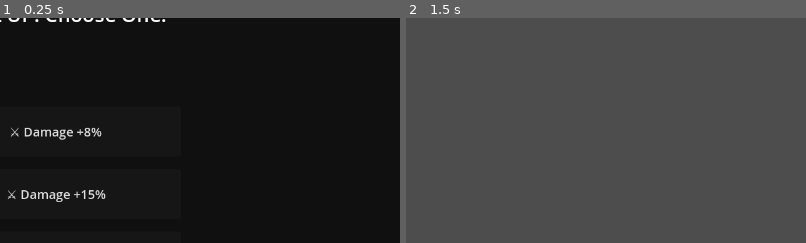
Above: before the commit, frames 1-2 (left to right).
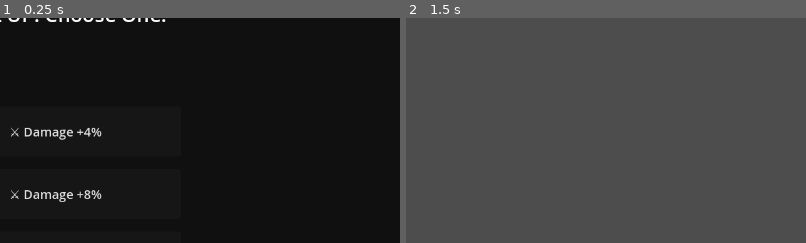
Above: after the commit, the same moments.

Repository: darkmage1000/Nebula-Revenant
Game: Godot game, scene res://LevelUpScreen.tscn
Two runs of this game, one before a commit and one after it. Both use one fixed random seed, a clock stepped at 60 frames per second and the inputs below. This scene is started directly instead of the project's main scene.
Inputs:
- Up to frame 1 (0.25 s): no input
- Up to frame 2 (1.5 s): click "⚔️ Damage +8%" at 0.5 s; tap Enter (ui_accept) at 1.25 s; hold D (ui_right) from 1.28 s (still down)
The pictures show only the part of the screen within x 43-93%, y 11-61%; the shares and areas given below are measured in that part.

The runs differ from the first frame. In frame 1, 0.7% of the frame differs, in the area x 2-27%, y 48-82%; in frame 2, nothing differs.

Commit message:
Nerf mob drop rates and level up upgrade values
MOB DROP RATES (mob.gd:132-154):
- Shards: 33% → 75% of drops (3.3% → 7.5% overall) - INCREASED
- Health packs: 33% → 10% of drops (3.3% → 1% overall) - LOWEST!
- Powerups: 33% → 15% of drops (3.3% → 1.5% overall) - NERFED

Both health and powerup drop rates cut by ~66%, with health being the rarest.
Total 10% drop chance unchanged.

LEVEL UP UPGRADES (level_up_screen.gd):

Global Damage Stat:
- Common: 8% → 4% damage
- Uncommon: 15% → 8% damage

Health Regen (all halved):
- Common: 0.5 → 0.25 HP/sec
- Uncommon: 1.5 → 0.75 HP/sec
- Rare: 3.0 → 1.5 HP/sec

Lifesteal (all halved):
- Uncommon: 5% → 2.5%
- Rare: 10% → 5%

Weapon-Specific Damage (all halved):
Pistol:
- Common: 3 → 1.5 damage
- Uncommon: 5 → 2.5 damage

Shotgun:
- Common: 3 → 1.5 damage
- Uncommon: 5 → 2.5 damage

Grenade:
- Common: 15 → 8 damage
- Uncommon: 30 → 15 damage

Aura:
- Common: 5 → 2.5 damage
- Uncommon: 10 → 5 damage
- Rare: 20 → 10 damage

These changes significantly reduce power creep from both drops and level ups,
making the game much harder as enemies scale up faster than player power.

Diff:
--- a/level_up_screen.gd
+++ b/level_up_screen.gd
@@ -14,9 +14,9 @@
 	{"type": "unlock", "weapon": "grenade", "label": "💣 Unlock Grenade Launcher", "desc": "Explosive area damage. Long-range lobbed projectiles.", "rarity": "uncommon"},
 	{"type": "unlock", "weapon": "aura", "label": "☢️ Unlock Radiation Aura", "desc": "Passive damage field. Constantly hurts nearby enemies.", "rarity": "rare"},
 
-	# ==================== OFFENSE STATS (PHASE 3 REBALANCED) ====================
-	{"type": "stat", "key": "damage_mult", "value": 0.08, "label": "⚔️ Damage +8%", "desc": "All weapons deal more damage", "rarity": "common"},
-	{"type": "stat", "key": "damage_mult", "value": 0.15, "label": "⚔️ Damage +15%", "desc": "Significant damage boost to all weapons", "rarity": "uncommon"},
+	# ==================== OFFENSE STATS (HEAVILY NERFED) ====================
+	{"type": "stat", "key": "damage_mult", "value": 0.04, "label": "⚔️ Damage +4%", "desc": "All weapons deal more damage", "rarity": "common"},
+	{"type": "stat", "key": "damage_mult", "value": 0.08, "label": "⚔️ Damage +8%", "desc": "Significant damage boost to all weapons", "rarity": "uncommon"},
 	{"type": "stat", "key": "attack_speed_mult", "value": 0.10, "label": "⚡ Attack Speed +10%", "desc": "All weapons fire faster", "rarity": "common"},
 	{"type": "stat", "key": "attack_speed_mult", "value": 0.18, "label": "⚡ Attack Speed +18%", "desc": "Major fire rate increase", "rarity": "uncommon"},
 	{"type": "stat", "key": "crit_chance", "value": 0.03, "label": "🎯 Crit Chance +3%", "desc": "Higher chance for critical hits", "rarity": "common"},
@@ -30,11 +30,11 @@
 	{"type": "stat", "key": "max_health", "value": 30, "label": "❤️ Max HP +30", "desc": "Increases maximum health", "rarity": "common"},
 	{"type": "stat", "key": "max_health", "value": 50, "label": "❤️ Max HP +50", "desc": "Large health increase", "rarity": "uncommon"},
 	{"type": "stat", "key": "max_health", "value": 100, "label": "❤️ Max HP +100", "desc": "Massive health boost", "rarity": "rare"},
-	{"type": "stat", "key": "health_regen", "value": 0.5, "label": "💚 Regen +0.5/sec", "desc": "Slowly regenerate health", "rarity": "common"},
-	{"type": "stat", "key": "health_regen", "value": 1.5, "label": "💚 Regen +1.5/sec", "desc": "Faster health regeneration", "rarity": "uncommon"},
-	{"type": "stat", "key": "health_regen", "value": 3.0, "label": "💚 Regen +3.0/sec", "desc": "Rapid health regeneration", "rarity": "rare"},
-	{"type": "stat", "key": "lifesteal", "value": 0.05, "label": "🩸 Lifesteal +5%", "desc": "Heal from damage dealt", "rarity": "uncommon"},
-	{"type": "stat", "key": "lifesteal", "value": 0.10, "label": "🩸 Lifesteal +10%", "desc": "Significant healing from damage", "rarity": "rare"},
+	{"type": "stat", "key": "health_regen", "value": 0.25, "label": "💚 Regen +0.25/sec", "desc": "Slowly regenerate health", "rarity": "common"},
+	{"type": "stat", "key": "health_regen", "value": 0.75, "label": "💚 Regen +0.75/sec", "desc": "Faster health regeneration", "rarity": "uncommon"},
+	{"type": "stat", "key": "health_regen", "value": 1.5, "label": "💚 Regen +1.5/sec", "desc": "Rapid health regeneration", "rarity": "rare"},
+	{"type": "stat", "key": "lifesteal", "value": 0.025, "label": "🩸 Lifesteal +2.5%", "desc": "Heal from damage dealt", "rarity": "uncommon"},
+	{"type": "stat", "key": "lifesteal", "value": 0.05, "label": "🩸 Lifesteal +5%", "desc": "Significant healing from damage", "rarity": "rare"},
 	{"type": "stat", "key": "armor", "value": 5, "label": "🛡️ Armor +5", "desc": "Reduces incoming damage", "rarity": "common"},
 	{"type": "stat", "key": "armor", "value": 10, "label": "🛡️ Armor +10", "desc": "Major damage reduction", "rarity": "uncommon"},
 
@@ -47,34 +47,34 @@
 	{"type": "stat", "key": "luck", "value": 2, "label": "🍀 Luck +2", "desc": "Great fortune favors you", "rarity": "legendary"},
 	{"type": "stat", "key": "max_weapon_slots", "value": 1, "label": "🔧 +1 Weapon Slot", "desc": "Carry more weapons at once", "rarity": "legendary"},
 
-	# ==================== PISTOL UPGRADES (PHASE 3 REBALANCED) ====================
-	{"type": "weapon", "weapon": "pistol", "key": "damage", "value": 3, "label": "🔫 Pistol: +3 Damage", "desc": "More damage per shot", "rarity": "common"},
-	{"type": "weapon", "weapon": "pistol", "key": "damage", "value": 5, "label": "🔫 Pistol: +5 Damage", "desc": "Major damage increase", "rarity": "uncommon"},
+	# ==================== PISTOL UPGRADES (HEAVILY NERFED) ====================
+	{"type": "weapon", "weapon": "pistol", "key": "damage", "value": 1.5, "label": "🔫 Pistol: +1.5 Damage", "desc": "More damage per shot", "rarity": "common"},
+	{"type": "weapon", "weapon": "pistol", "key": "damage", "value": 2.5, "label": "🔫 Pistol: +2.5 Damage", "desc": "Major damage increase", "rarity": "uncommon"},
 	{"type": "weapon", "weapon": "pistol", "key": "attack_speed", "value": 0.10, "label": "🔫 Pistol: +10% Fire Rate", "desc": "Shoot faster", "rarity": "common"},
 	{"type": "weapon", "weapon": "pistol", "key": "attack_speed", "value": 0.20, "label": "🔫 Pistol: +20% Fire Rate", "desc": "Rapid fire mode", "rarity": "uncommon"},
 	{"type": "weapon", "weapon": "pistol", "key": "pierce", "value": 1, "label": "🔫 Pistol: +1 Pierce", "desc": "Bullets pass through enemies", "rarity": "rare"},
 	{"type": "weapon", "weapon": "pistol", "key": "projectiles", "value": 1, "label": "🔫 Pistol: +1 Projectile", "desc": "Fire an extra bullet", "rarity": "rare"},
 
 	# ==================== SHOTGUN UPGRADES ====================
-	{"type": "weapon", "weapon": "shotgun", "key": "damage", "value": 3, "label": "💥 Shotgun: +3 Damage", "desc": "Each pellet hits harder", "rarity": "common"},
-	{"type": "weapon", "weapon": "shotgun", "key": "damage", "value": 5, "label": "💥 Shotgun: +5 Damage", "desc": "Devastating pellet damage", "rarity": "uncommon"},
+	{"type": "weapon", "weapon": "shotgun", "key": "damage", "value": 1.5, "label": "💥 Shotgun: +1.5 Damage", "desc": "Each pellet hits harder", "rarity": "common"},
+	{"type": "weapon", "weapon": "shotgun", "key": "damage", "value": 2.5, "label": "💥 Shotgun: +2.5 Damage", "desc": "Devastating pellet damage", "rarity": "uncommon"},
 	{"type": "weapon", "weapon": "shotgun", "key": "projectiles", "value": 2, "label": "💥 Shotgun: +2 Pellets", "desc": "Fire more pellets per shot", "rarity": "uncommon"},
 	{"type": "weapon", "weapon": "shotgun", "key": "attack_speed", "value": 0.20, "label": "💥 Shotgun: +20% Fire Rate", "desc": "Faster between shots", "rarity": "common"},
 	{"type": "weapon", "weapon": "shotgun", "key": "pierce", "value": 1, "label": "💥 Shotgun: +1 Pierce", "desc": "Pellets pass through enemies", "rarity": "rare"},
 	{"type": "weapon", "weapon": "shotgun", "key": "knockback", "value": 30, "label": "💥 Shotgun: +30 Knockback", "desc": "Blast enemies away", "rarity": "uncommon"},
 
 	# ==================== GRENADE UPGRADES ====================
-	{"type": "weapon", "weapon": "grenade", "key": "damage", "value": 15, "label": "💣 Grenade: +15 Damage", "desc": "Bigger explosions", "rarity": "common"},
-	{"type": "weapon", "weapon": "grenade", "key": "damage", "value": 30, "label": "💣 Grenade: +30 Damage", "desc": "Massive explosion damage", "rarity": "uncommon"},
+	{"type": "weapon", "weapon": "grenade", "key": "damage", "value": 8, "label": "💣 Grenade: +8 Damage", "desc": "Bigger explosions", "rarity": "common"},
+	{"type": "weapon", "weapon": "grenade", "key": "damage", "value": 15, "label": "💣 Grenade: +15 Damage", "desc": "Massive explosion damage", "rarity": "uncommon"},
 	{"type": "weapon", "weapon": "grenade", "key": "aoe", "value": 20, "label": "💣 Grenade: +20 Blast Radius", "desc": "Larger explosion area", "rarity": "uncommon"},
 	{"type": "weapon", "weapon": "grenade", "key": "aoe", "value": 40, "label": "💣 Grenade: +40 Blast Radius", "desc": "Huge explosion radius", "rarity": "rare"},
 	{"type": "weapon", "weapon": "grenade", "key": "attack_speed", "value": 0.20, "label": "💣 Grenade: +20% Throw Speed", "desc": "Throw grenades faster", "rarity": "common"},
 	{"type": "weapon", "weapon": "grenade", "key": "projectiles", "value": 1, "label": "💣 Grenade: +1 Grenade", "desc": "Throw multiple grenades", "rarity": "legendary"},
 
 	# ==================== AURA UPGRADES ====================
-	{"type": "weapon", "weapon": "aura", "key": "damage", "value": 5, "label": "☢️ Aura: +5 Damage", "desc": "Stronger radiation damage", "rarity": "common"},
-	{"type": "weapon", "weapon": "aura", "key": "damage", "value": 10, "label": "☢️ Aura: +10 Damage", "desc": "Intense radiation", "rarity": "uncommon"},
-	{"type": "weapon", "weapon": "aura", "key": "damage", "value": 20, "label": "☢️ Aura: +20 Damage", "desc": "Devastating radiation field", "rarity": "rare"},
+	{"type": "weapon", "weapon": "aura", "key": "damage", "value": 2.5, "label": "☢️ Aura: +2.5 Damage", "desc": "Stronger radiation damage", "rarity": "common"},
+	{"type": "weapon", "weapon": "aura", "key": "damage", "value": 5, "label": "☢️ Aura: +5 Damage", "desc": "Intense radiation", "rarity": "uncommon"},
+	{"type": "weapon", "weapon": "aura", "key": "damage", "value": 10, "label": "☢️ Aura: +10 Damage", "desc": "Devastating radiation field", "rarity": "rare"},
 	{"type": "weapon", "weapon": "aura", "key": "aoe", "value": 25, "label": "☢️ Aura: +25 Radius", "desc": "Larger damage field", "rarity": "uncommon"},
 	{"type": "weapon", "weapon": "aura", "key": "aoe", "value": 50, "label": "☢️ Aura: +50 Radius", "desc": "Massive damage field", "rarity": "rare"},
 	{"type": "weapon", "weapon": "aura", "key": "attack_speed", "value": 0.25, "label": "☢️ Aura: +25% Tick Rate", "desc": "Damage enemies more frequently", "rarity": "uncommon"},
--- a/mob.gd
+++ b/mob.gd
@@ -129,8 +129,8 @@
 			var drop_roll = randf()
 			var drop_pos = global_position + Vector2(randf_range(-20, 20), randf_range(-20, 20))
 
-			if drop_roll < 0.33:
-				# Drop shards (33% of drops)
+			if drop_roll < 0.75:
+				# Drop shards (75% of drops = 7.5% overall) - INCREASED!
 				var shard_value = 1
 				if randf() < 0.1:  # 10% chance for bonus shard
 					shard_value = randi_range(2, 5)
@@ -145,12 +145,12 @@
 							shard.global_position = drop_pos
 							get_parent().add_child(shard)
 
-			elif drop_roll < 0.66:
-				# Drop health pack (33% of drops)
+			elif drop_roll < 0.85:
+				# Drop health pack (10% of drops = 1% overall) - LOWEST! Was 3.3%
 				spawn_healthpack(drop_pos)
 
 			else:
-				# Drop powerup (33% of drops)
+				# Drop powerup (15% of drops = 1.5% overall) - NERFED! Was 3.3%
 				spawn_powerup(drop_pos)
 
 		queue_free()
